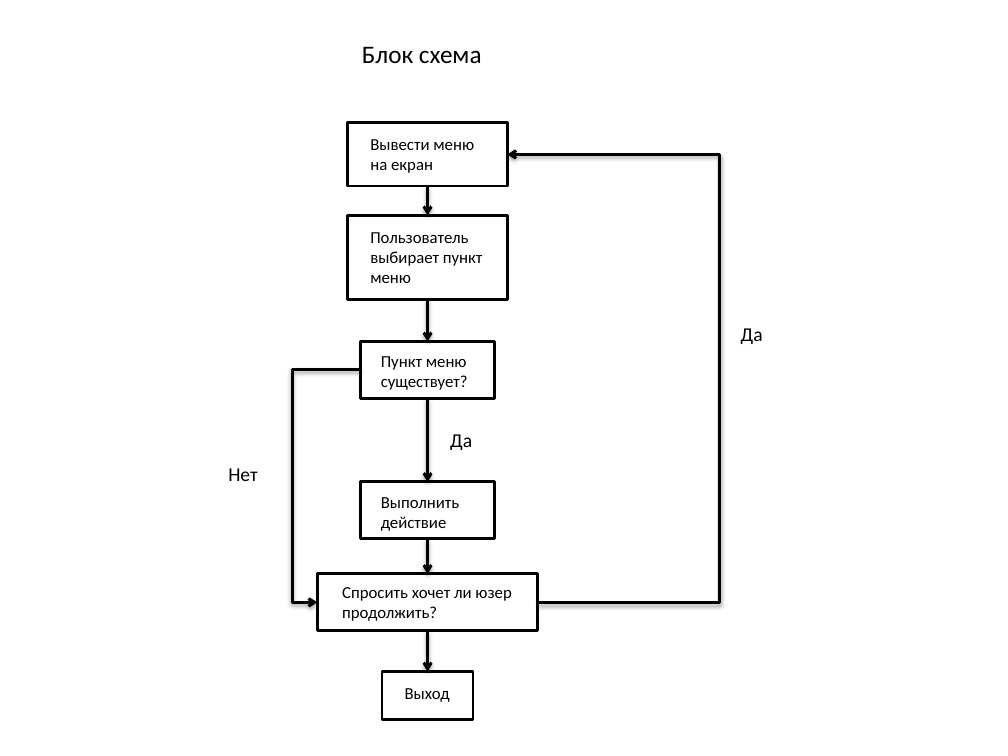
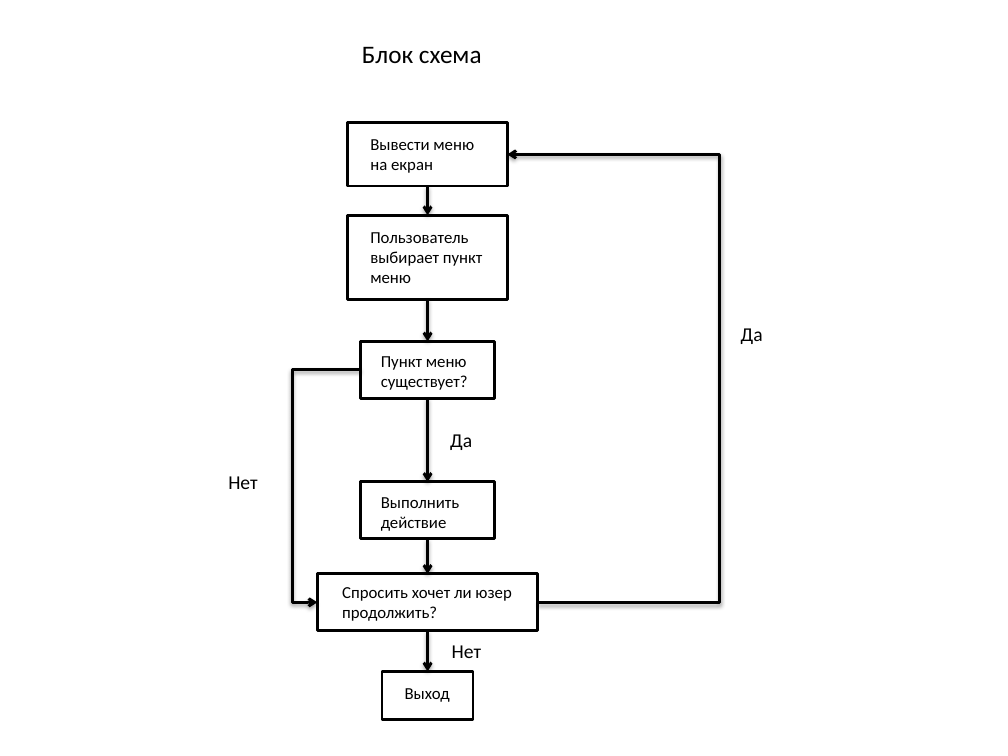
Before and after one commit to vad1m198/java-samples, a slide deck: slide 2 of chapter_002/src/main/java/ru/vmerkotan/tracker/Tracker.pptx. Drawn at 1008x756 pixels with LibreOffice and Linux fonts; fonts in the diff are those of the drawing. Boxes give left, top, right and bottom in pixels: in the first picture for what was removed or moved away, otherwise in the second. Text is boxed around its words. In the diff, an @@ line names an element or a change of style, - is before the commit and + after.

```diff
--- a/chapter_002/src/main/java/ru/vmerkotan/tracker/Tracker.pptx
+++ b/chapter_002/src/main/java/ru/vmerkotan/tracker/Tracker.pptx
@@ text added at [228, 476, 258, 489], 14 pt, text #000000 @@
+Нет
@@ text "Нет": place and size @@
-text "Нет" at [228, 468, 258, 481]
+text "Нет" at [452, 645, 482, 658]
```
Also in this commit, not shown: 1 other slide changed, 5 other files.
